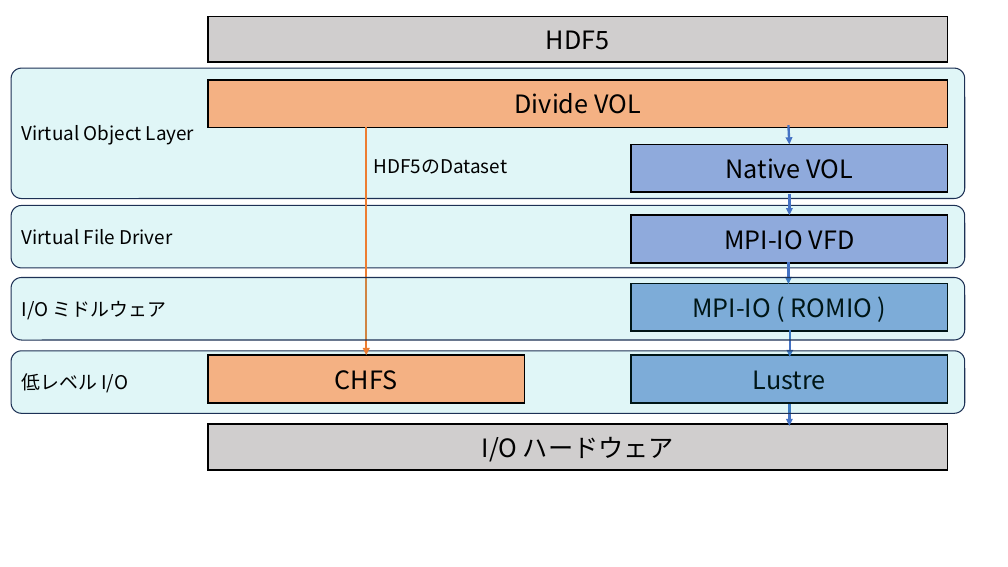
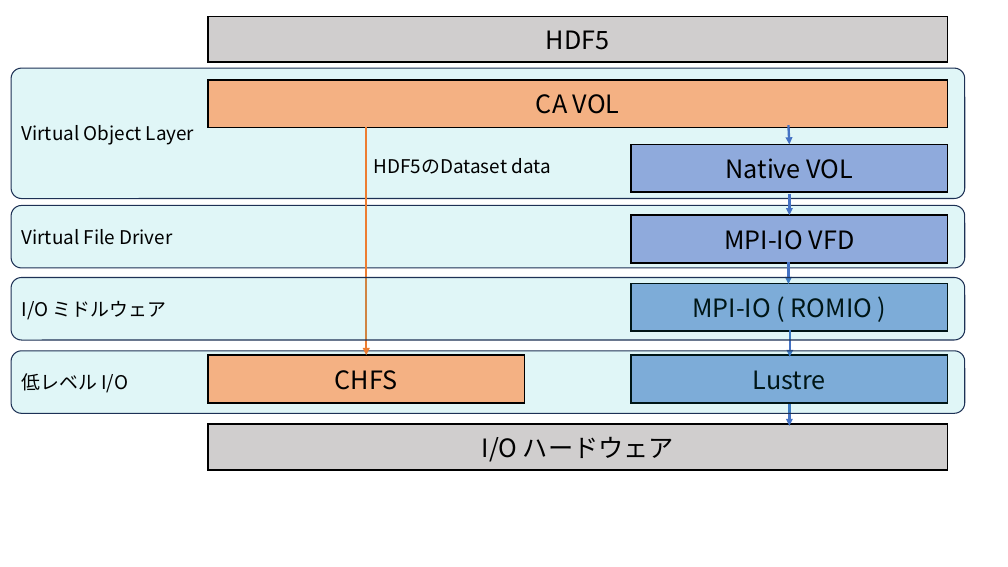
Before and after one commit to taki-d/texlive-ja-template, a slide deck: slide 8 of figure.pptx. Drawn at 1008x567 pixels with LibreOffice and Linux fonts; fonts in the diff are those of the drawing. Boxes give left, top, right and bottom in pixels: in the first picture for what was removed or moved away, otherwise in the second. Text is boxed around its words. In the diff, an @@ line names an element or a change of style, - is before the commit and + after.

```diff
--- a/figure.pptx
+++ b/figure.pptx
@@ text in rectangle at [536,94,620,114]: text changed @@
-Divide VOL
+CA VOL
@@ text at [374,158,550,174]: text changed @@
-HDF5のDataset
+HDF5のDataset data
```
Also in this commit, not shown: 2 other slides changed, 5 other files.
